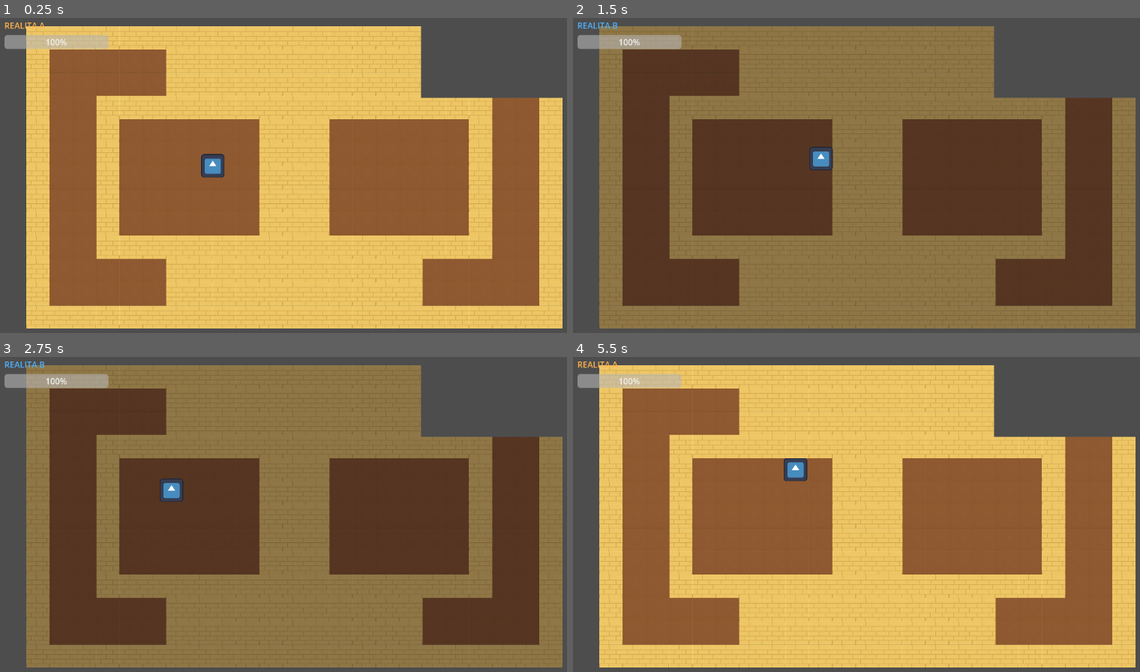
Above: before the commit, frames 1-4 (two rows, left to right).
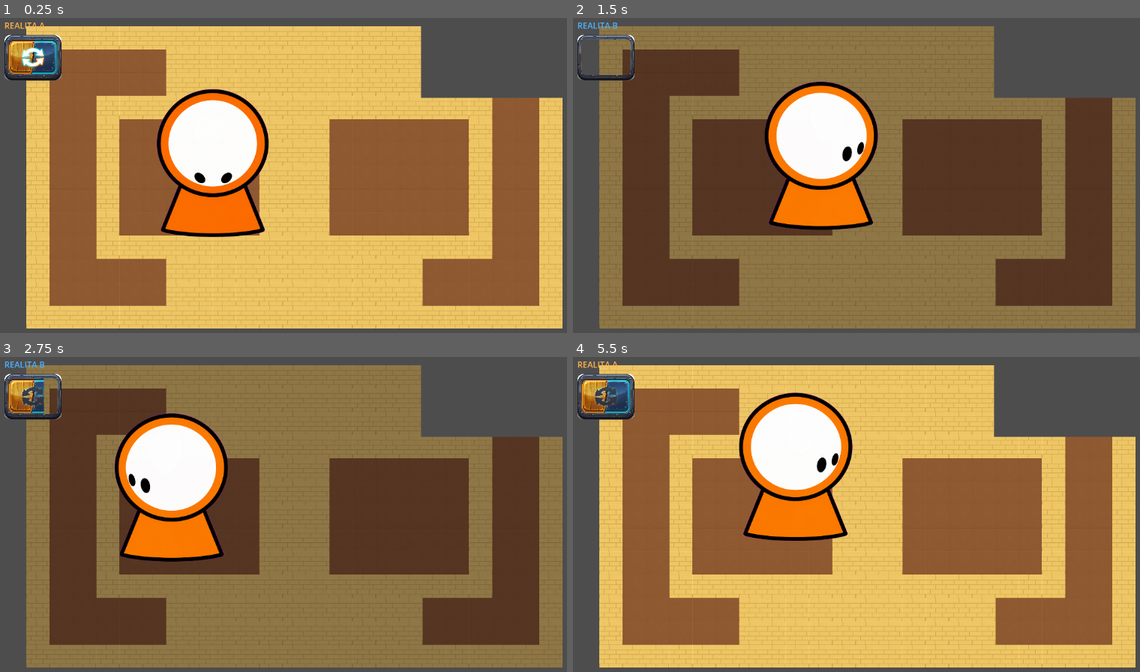
Above: after the commit, the same moments.

Repository: Valonekiil/gen-ai
Game: Godot game, scene res://levels/Lvl_test.tscn
Same seed, same stepped clock (60 frames per second), same inputs: the game is played once before the commit and once after it. This scene is started directly instead of the project's main scene. The engine's default icon, where the game draws it, is replaced by a stand-in: a white triangle on a blue panel in a dark square.
Inputs:
- Up to frame 1 (0.25 s): no input
- Up to frame 2 (1.5 s): tap Enter at 0.5 s; hold D (move_right) from 0.53 s (still down); tap Tab at 0.6 s; tap W (move_up) at 0.77 s; tap Space at 1.25 s; tap Q at 1.35 s
- Up to frame 3 (2.75 s): tap W (move_up) at 1.52 s; tap Enter at 2 s; release D (move_right) at 2.03 s; hold A (move_left) from 2.03 s (still down); tap Tab at 2.1 s
- Up to frame 4 (5.5 s): release A (move_left) at 2.78 s; hold D (move_right) 2.78-4.28 s; tap Q at 2.85, 4.35 s; tap W (move_up) at 3.02, 3.77, 4.52 s; tap Tab at 3.6, 5.1 s; tap Space at 4.25 s; hold A (move_left) 4.28-5.03 s; hold D (move_right) from 5.03 s (still down)

The runs differ from the first frame. In frame 1, 9.3% of the frame differs, in the area x 0-48%, y 5-70%; in frame 2, 8.7%; in frame 3, 9.2%; in frame 4, 9.4%, in the area x 0-50%, y 5-59%.
Error in both runs: Invalid access to property or key 'position' on a base object of type 'null instance'. (res://levels/LvlTest.gd:44)

Commit message:
fix character and cooldown bar

Diff:
--- a/Scene/character.tscn
+++ b/Scene/character.tscn
@@ -1,7 +1,7 @@
 [gd_scene load_steps=4 format=3 uid="uid://dymjnlqmhegc8"]
 
 [ext_resource type="Script" uid="uid://dmn1mcwsvvfmi" path="res://characters/CharacterController.gd" id="1_b6o27"]
-[ext_resource type="Texture2D" uid="uid://cgsgagnfxsb2t" path="res://Assets/sprites/top_down/Simple.png" id="2_tgux0"]
+[ext_resource type="Texture2D" uid="uid://dbb6ndqntlcuv" path="res://Assets/sprites/FacingDown.png" id="2_tgux0"]
 
 [sub_resource type="RectangleShape2D" id="RectangleShape2D_46cb6"]
 size = Vector2(200, 200)
@@ -11,8 +11,8 @@
 SPEED = 1200.0
 
 [node name="Sprite2D" type="Sprite2D" parent="."]
-position = Vector2(-6.1035156e-05, 1.0000005)
-scale = Vector2(0.65, 0.65)
+position = Vector2(0, 4)
+scale = Vector2(0.25, 0.25)
 texture = ExtResource("2_tgux0")
 
 [node name="CollisionShape2D" type="CollisionShape2D" parent="."]
--- a/characters/CharacterController.gd
+++ b/characters/CharacterController.gd
@@ -11,14 +11,23 @@
 enum State { ACTIVE_CONTROLLED, INACTIVE_FROZEN, INACTIVE_ON_MOVING_SURFACE, REPOSITIONING, DEAD }
 enum Facing { UP, DOWN, LEFT, RIGHT }
 
+# Aset sprite menghadap (RIGHT memakai sprite LEFT + flip horizontal)
+const FACING_DOWN_PATH := "res://Assets/sprites/FacingDown.png"
+const FACING_TOP_PATH := "res://Assets/sprites/FacingTop.png"
+const FACING_LEFT_PATH := "res://Assets/sprites/FacingLeft.png"
+
 var state: State = State.ACTIVE_CONTROLLED
 var facing: Facing = Facing.DOWN
 var reality: String = "A"
 var input_enabled: bool = true
 
 var _last_axis: String = ""
+var _facing_textures: Dictionary = {}
 
 func _ready() -> void:
+	_facing_textures[Facing.DOWN] = load(FACING_DOWN_PATH)
+	_facing_textures[Facing.UP] = load(FACING_TOP_PATH)
+	_facing_textures[Facing.LEFT] = load(FACING_LEFT_PATH)
 	if not _has_sprite_child():
 		var sprite := Sprite2D.new()
 		sprite.name = "SpritePlaceholder"
@@ -27,6 +36,7 @@
 		var tex := ImageTexture.create_from_image(img)
 		sprite.texture = tex
 		add_child(sprite)
+	_update_facing_sprite()
 
 func _input(event: InputEvent) -> void:
 	if not input_enabled or state != State.ACTIVE_CONTROLLED:
@@ -53,7 +63,35 @@
 		var new_facing := Grid.delta_to_facing(input_dir)
 		if new_facing != facing:
 			facing = new_facing
+			_update_facing_sprite()
 			get_node("/root/SignalBus").character_facing_changed.emit(reality, int(facing))
+
+# Ganti sprite sesuai arah hadap; RIGHT = sprite LEFT di-flip horizontal
+func _update_facing_sprite() -> void:
+	var sprite := _get_sprite()
+	if not sprite:
+		return
+	var tex: Texture2D = null
+	var flip := false
+	match facing:
+		Facing.UP:
+			tex = _facing_textures.get(Facing.UP)
+		Facing.LEFT:
+			tex = _facing_textures.get(Facing.LEFT)
+		Facing.RIGHT:
+			tex = _facing_textures.get(Facing.LEFT)
+			flip = true
+		_:
+			tex = _facing_textures.get(Facing.DOWN)
+	if tex:
+		sprite.texture = tex
+	sprite.flip_h = flip
+
+func _get_sprite() -> Sprite2D:
+	for child in get_children():
+		if child is Sprite2D:
+			return child
+	return null
 
 func _get_input_dir() -> Vector2i:
 	var dir := Vector2i.ZERO
--- a/core/UIDirector.gd
+++ b/core/UIDirector.gd
@@ -11,6 +11,9 @@
 @export var reality_a_root: Node2D
 @export var reality_b_root: Node2D
 @export var reality_manager: RealityManager
+
+# tekstur "over" simpan di sini supaya bisa di-hide/show tanpa hilang
+var _over_texture: Texture2D = null
 
 const COLOR_ACTIVE := Color(1, 1, 1)
 const COLOR_INACTIVE := Color(0.6, 0.6, 0.7)
@@ -46,8 +49,23 @@
 			reality_b_root.modulate = COLOR_ACTIVE
 
 func _process(delta: float) -> void:
-	if reality_manager and cooldown_bar:
-		var progress := 1.0
-		if reality_manager._cooldown_timer > 0.0:
-			progress = 1.0 - (reality_manager._cooldown_timer / 0.25)
-		cooldown_bar.value = progress * 100.0
+	if not cooldown_bar:
+		return
+
+	var timer := 0.0
+	var can_switch_now := true
+	if reality_manager:
+		timer = reality_manager._cooldown_timer
+		can_switch_now = reality_manager.can_switch()
+
+	# Bar terisi seiring cooldown berjalan; penuh saat cooldown selesai
+	var max_cd := RealityManager.SWITCH_COOLDOWN
+	var progress := 1.0
+	if timer > 0.0 and max_cd > 0.0:
+		progress = 1.0 - clamp(timer / max_cd, 0.0, 1.0)
+	cooldown_bar.value = progress * cooldown_bar.max_value
+
+	# texture_over hanya terlihat saat player bisa berpindah dimensi
+	if cooldown_bar.texture_over and _over_texture == null:
+		_over_texture = cooldown_bar.texture_over
+	cooldown_bar.texture_over = _over_texture if can_switch_now else null
--- a/levels/Lvl_0.tscn
+++ b/levels/Lvl_0.tscn
@@ -12,6 +12,9 @@
 [ext_resource type="PackedScene" uid="uid://bq76m7wcyf86r" path="res://Scene/exit.tscn" id="10_ccy2o"]
 [ext_resource type="PackedScene" uid="uid://b7j33gvbcmg2" path="res://Scene/spawn.tscn" id="11_tanl3"]
 [ext_resource type="PackedScene" uid="uid://dymjnlqmhegc8" path="res://Scene/character.tscn" id="12_8anlm"]
+[ext_resource type="Texture2D" uid="uid://04cibq4xjrbo" path="res://Assets/UI/Button/01_Frame_Besi.png" id="20_cdbar_a"]
+[ext_resource type="Texture2D" uid="uid://cuvdsyfy64yx5" path="res://Assets/UI/Button/02_Isi_Menyala.png" id="21_cdbar_b"]
+[ext_resource type="Texture2D" uid="uid://orpejqglantg" path="res://Assets/UI/Button/03_Isi_Gelap.png" id="22_cdbar_c"]
 
 [sub_resource type="TileSetAtlasSource" id="TileSetAtlasSource_4hhoj"]
 texture = ExtResource("5_5jdlp")
@@ -180,15 +183,16 @@
 offset_bottom = 20.0
 text = "REALITA A"
 
-[node name="SwitchCooldownBar" type="ProgressBar" parent="UI"]
+[node name="SwitchCooldownBar" type="TextureProgressBar" parent="UI"]
 offset_left = 20.0
-offset_top = 50.0
-offset_right = 220.0
-offset_bottom = 77.0
-theme_override_styles/background = SubResource("StyleBoxFlat_08prv")
-theme_override_styles/fill = SubResource("StyleBoxFlat_o3pu7")
+offset_top = 50.000008
+offset_right = 1485.0
+offset_bottom = 1218.0
+scale = Vector2(0.075, 0.075)
 value = 100.0
-show_percentage = false
+texture_under = ExtResource("20_cdbar_a")
+texture_over = ExtResource("21_cdbar_b")
+texture_progress = ExtResource("22_cdbar_c")
 
 [node name="PiPViewport" type="SubViewportContainer" parent="UI"]
 visible = false
--- a/levels/Lvl_1.tscn
+++ b/levels/Lvl_1.tscn
@@ -12,6 +12,9 @@
 [ext_resource type="Texture2D" uid="uid://cvpk5ue5b5wto" path="res://Assets/Levels/Lvl1B.png" id="8_rpvk6"]
 [ext_resource type="PackedScene" uid="uid://bq76m7wcyf86r" path="res://Scene/exit.tscn" id="9_o3pu7"]
 [ext_resource type="PackedScene" uid="uid://b7j33gvbcmg2" path="res://Scene/spawn.tscn" id="10_dck5i"]
+[ext_resource type="Texture2D" uid="uid://04cibq4xjrbo" path="res://Assets/UI/Button/01_Frame_Besi.png" id="20_cdbar_a"]
+[ext_resource type="Texture2D" uid="uid://cuvdsyfy64yx5" path="res://Assets/UI/Button/02_Isi_Menyala.png" id="21_cdbar_b"]
+[ext_resource type="Texture2D" uid="uid://orpejqglantg" path="res://Assets/UI/Button/03_Isi_Gelap.png" id="22_cdbar_c"]
 
 [sub_resource type="TileSetAtlasSource" id="TileSetAtlasSource_4hhoj"]
 texture = ExtResource("5_dck5i")
@@ -285,15 +288,16 @@
 offset_bottom = 20.0
 text = "REALITA A"
 
-[node name="SwitchCooldownBar" type="ProgressBar" parent="UI"]
+[node name="SwitchCooldownBar" type="TextureProgressBar" parent="UI"]
 offset_left = 20.0
-offset_top = 50.0
-offset_right = 220.0
-offset_bottom = 77.0
-theme_override_styles/background = SubResource("StyleBoxFlat_08prv")
-theme_override_styles/fill = SubResource("StyleBoxFlat_o3pu7")
+offset_top = 50.000008
+offset_right = 1485.0
+offset_bottom = 1218.0
+scale = Vector2(0.075, 0.075)
 value = 100.0
-show_percentage = false
+texture_under = ExtResource("20_cdbar_a")
+texture_over = ExtResource("21_cdbar_b")
+texture_progress = ExtResource("22_cdbar_c")
 
 [node name="PiPViewport" type="SubViewportContainer" parent="UI"]
 visible = false
--- a/levels/Lvl_2.tscn
+++ b/levels/Lvl_2.tscn
@@ -13,6 +13,9 @@
 [ext_resource type="PackedScene" uid="uid://b7j33gvbcmg2" path="res://Scene/spawn.tscn" id="10_a8xa2"]
 [ext_resource type="PackedScene" uid="uid://cdsre4yt3daux" path="res://Scene/door.tscn" id="12_73fpa"]
 [ext_resource type="Texture2D" uid="uid://bminy0ixn6eoh" path="res://Assets/Levels/Lvl2B.png" id="12_a8xa2"]
+[ext_resource type="Texture2D" uid="uid://04cibq4xjrbo" path="res://Assets/UI/Button/01_Frame_Besi.png" id="20_cdbar_a"]
+[ext_resource type="Texture2D" uid="uid://cuvdsyfy64yx5" path="res://Assets/UI/Button/02_Isi_Menyala.png" id="21_cdbar_b"]
+[ext_resource type="Texture2D" uid="uid://orpejqglantg" path="res://Assets/UI/Button/03_Isi_Gelap.png" id="22_cdbar_c"]
 
 [sub_resource type="TileSetAtlasSource" id="TileSetAtlasSource_4hhoj"]
 texture = ExtResource("5_l1j8m")
@@ -215,12 +218,16 @@
 offset_bottom = 20.0
 text = "REALITA A"
 
-[node name="SwitchCooldownBar" type="ProgressBar" parent="UI"]
+[node name="SwitchCooldownBar" type="TextureProgressBar" parent="UI"]
 offset_left = 20.0
-offset_top = 50.0
-offset_right = 220.0
-offset_bottom = 77.0
+offset_top = 50.000008
+offset_right = 1485.0
+offset_bottom = 1218.0
+scale = Vector2(0.075, 0.075)
 value = 100.0
+texture_under = ExtResource("20_cdbar_a")
+texture_over = ExtResource("21_cdbar_b")
+texture_progress = ExtResource("22_cdbar_c")
 
 [node name="PiPViewport" type="SubViewportContainer" parent="UI"]
 visible = false
--- a/levels/Lvl_test.tscn
+++ b/levels/Lvl_test.tscn
@@ -8,6 +8,9 @@
 [ext_resource type="Script" uid="uid://dmn1mcwsvvfmi" path="res://characters/CharacterController.gd" id="4_char"]
 [ext_resource type="Script" uid="uid://e2neyto34nqq" path="res://core/RealityManager.gd" id="5_rm"]
 [ext_resource type="Texture2D" uid="uid://cu74mpr6j25mj" path="res://Assets/Game_Tile_Atlas_Fixed.png" id="6_1gsn7"]
+[ext_resource type="Texture2D" uid="uid://04cibq4xjrbo" path="res://Assets/UI/Button/01_Frame_Besi.png" id="20_cdbar_a"]
+[ext_resource type="Texture2D" uid="uid://cuvdsyfy64yx5" path="res://Assets/UI/Button/02_Isi_Menyala.png" id="21_cdbar_b"]
+[ext_resource type="Texture2D" uid="uid://orpejqglantg" path="res://Assets/UI/Button/03_Isi_Gelap.png" id="22_cdbar_c"]
 
 [sub_resource type="TileSetAtlasSource" id="TileSetAtlasSource_4hhoj"]
 texture = ExtResource("1_3fg5n")
@@ -111,12 +114,16 @@
 offset_bottom = 20.0
 text = "REALITA A"
 
-[node name="SwitchCooldownBar" type="ProgressBar" parent="UI"]
+[node name="SwitchCooldownBar" type="TextureProgressBar" parent="UI"]
 offset_left = 20.0
-offset_top = 50.0
-offset_right = 220.0
-offset_bottom = 77.0
+offset_top = 50.000008
+offset_right = 1485.0
+offset_bottom = 1218.0
+scale = Vector2(0.075, 0.075)
 value = 100.0
+texture_under = ExtResource("20_cdbar_a")
+texture_over = ExtResource("21_cdbar_b")
+texture_progress = ExtResource("22_cdbar_c")
 
 [node name="PiPViewport" type="SubViewportContainer" parent="UI"]
 anchors_preset = 1
Binary file added: Assets/UI/Old/Switch_Reality_fill_dark.png
Binary file added: Assets/UI/Old/Switch_Reality_fill_normal.png
Binary file added: Assets/UI/Old/Switch_Reality_outer.png
Binary file removed: Assets/UI/Switch_Reality.jpg
Not shown: 1 places in levels/Lvl_0.tscn that only renumber resources
Not shown: 1 places in levels/Lvl_1.tscn that only renumber resources
Not shown: 1 places in levels/Lvl_2.tscn that only renumber resources
Not shown: 1 places in levels/Lvl_test.tscn that only renumber resources
